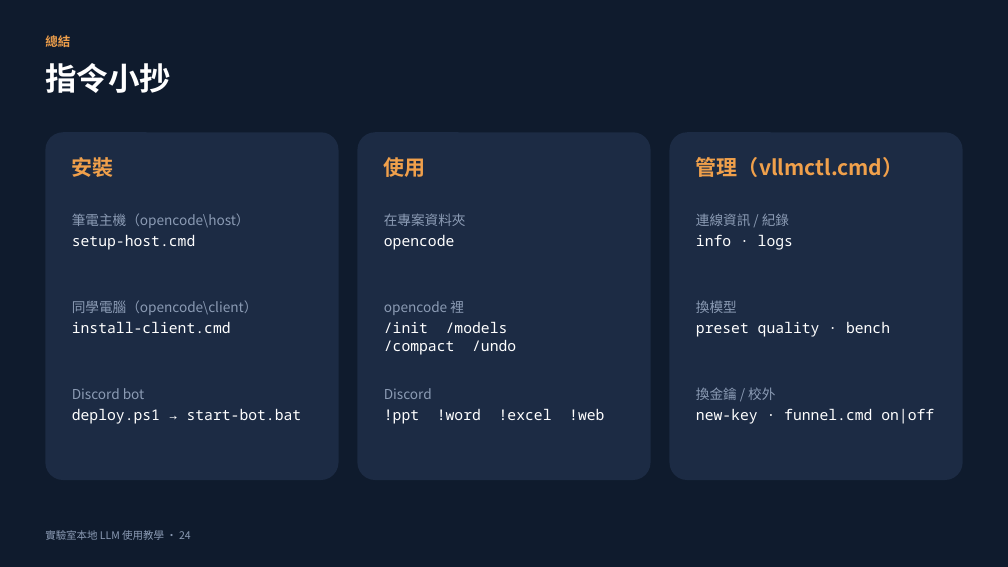
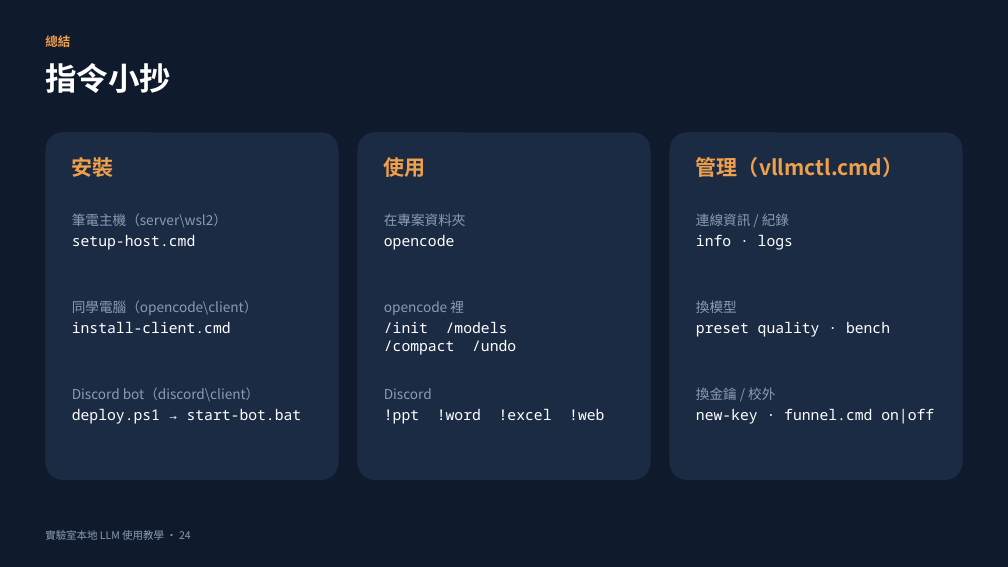
Before and after one commit to CYH4157/local-llm, a slide deck: slide 24 of docs/實驗室本地LLM使用教學.pptx. Drawn at 1008x567 pixels with LibreOffice and Linux fonts; fonts in the diff are those of the drawing. Boxes give left, top, right and bottom in pixels: in the first picture for what was removed or moved away, otherwise in the second. Text is boxed around its words. In the diff, an @@ line names an element or a change of style, - is before the commit and + after.

```diff
--- a/docs/實驗室本地LLM使用教學.pptx
+++ b/docs/實驗室本地LLM使用教學.pptx
@@ text at bbox=[72, 213, 227, 227]: text changed @@
-筆電主機（opencode\host）
+筆電主機（server\wsl2）
@@ text at bbox=[72, 387, 260, 402]: text changed @@
-Discord bot
+Discord bot（discord\client）
```
Also in this commit, not shown: 7 other slides changed, 1 other file.
